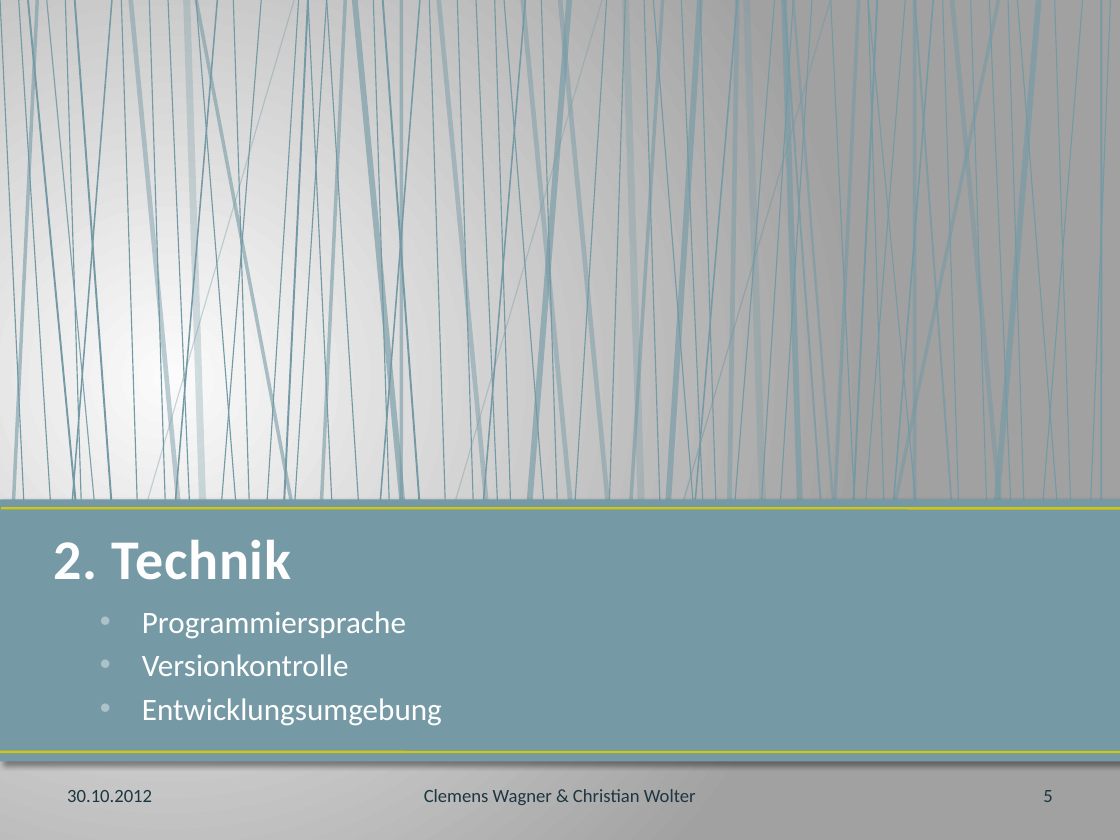
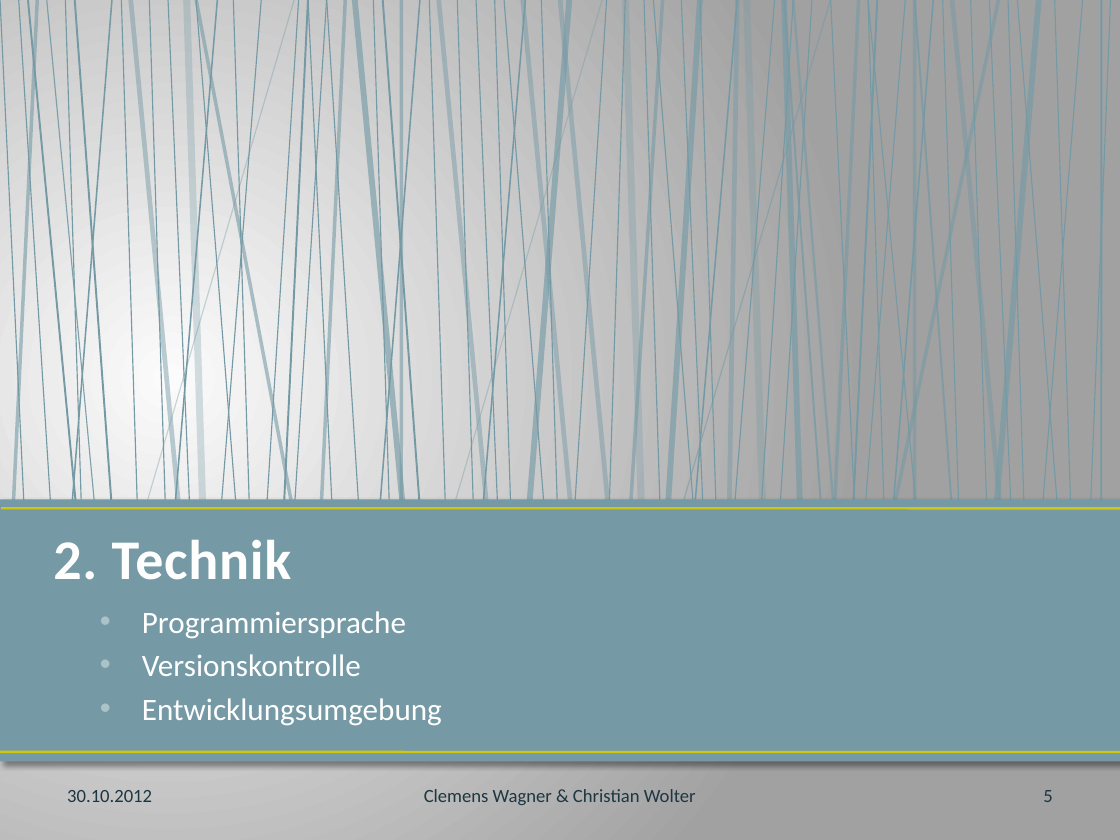
Before and after one commit to dev693/ants, a slide deck: slide 5 of Ants/src/doku/präsentation.pptx. Drawn at 1120x840 pixels with LibreOffice and Linux fonts; fonts in the diff are those of the drawing. Boxes give left, top, right and bottom in pixels: in the first picture for what was removed or moved away, otherwise in the second. Text is boxed around its words. In the diff, an @@ line names an element or a change of style, - is before the commit and + after.

```diff
--- a/Ants/src/doku/präsentation.pptx
+++ b/Ants/src/doku/präsentation.pptx
@@ text at [142, 654, 361, 676]: text changed @@
-• Versionkontrolle
+• Versionskontrolle
```
Also in this commit, not shown: 1 other slide changed.
